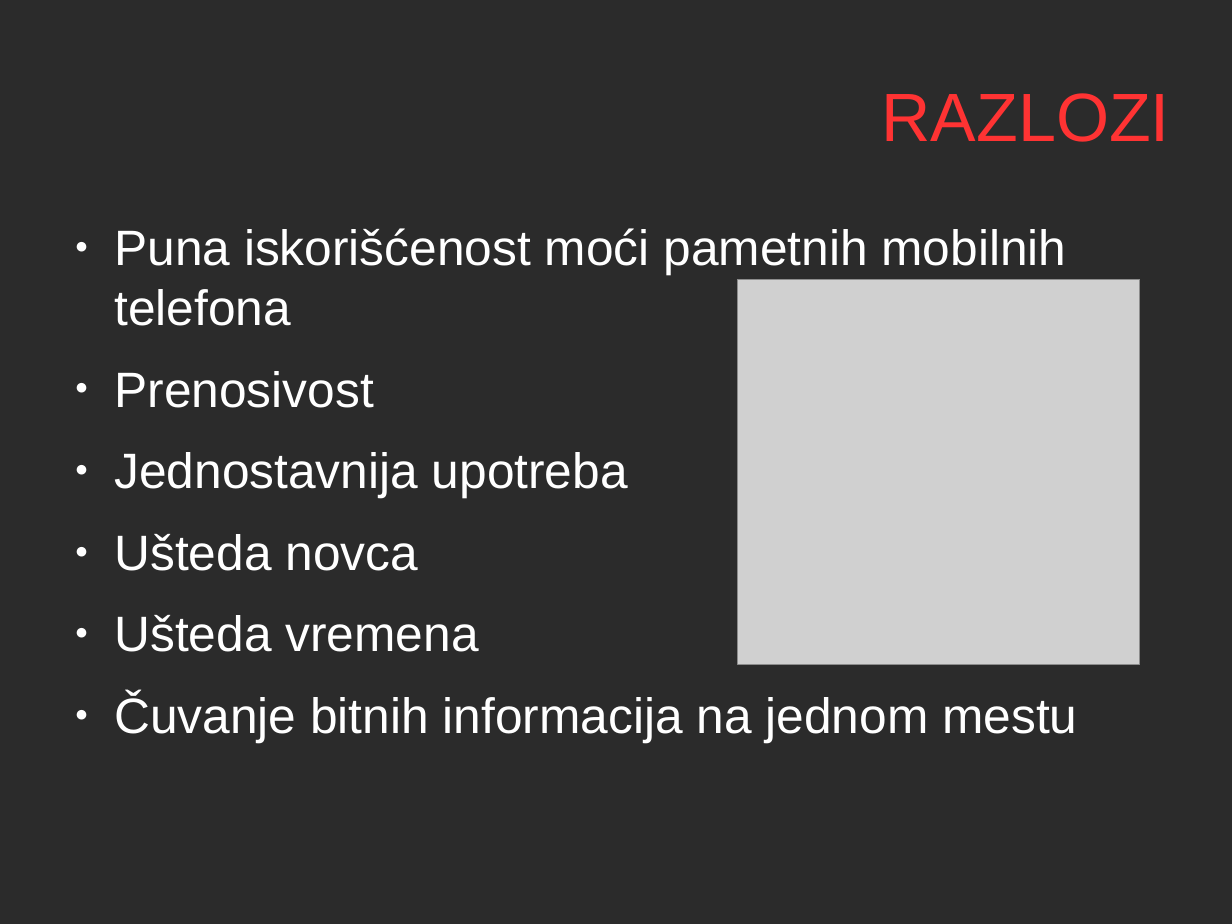
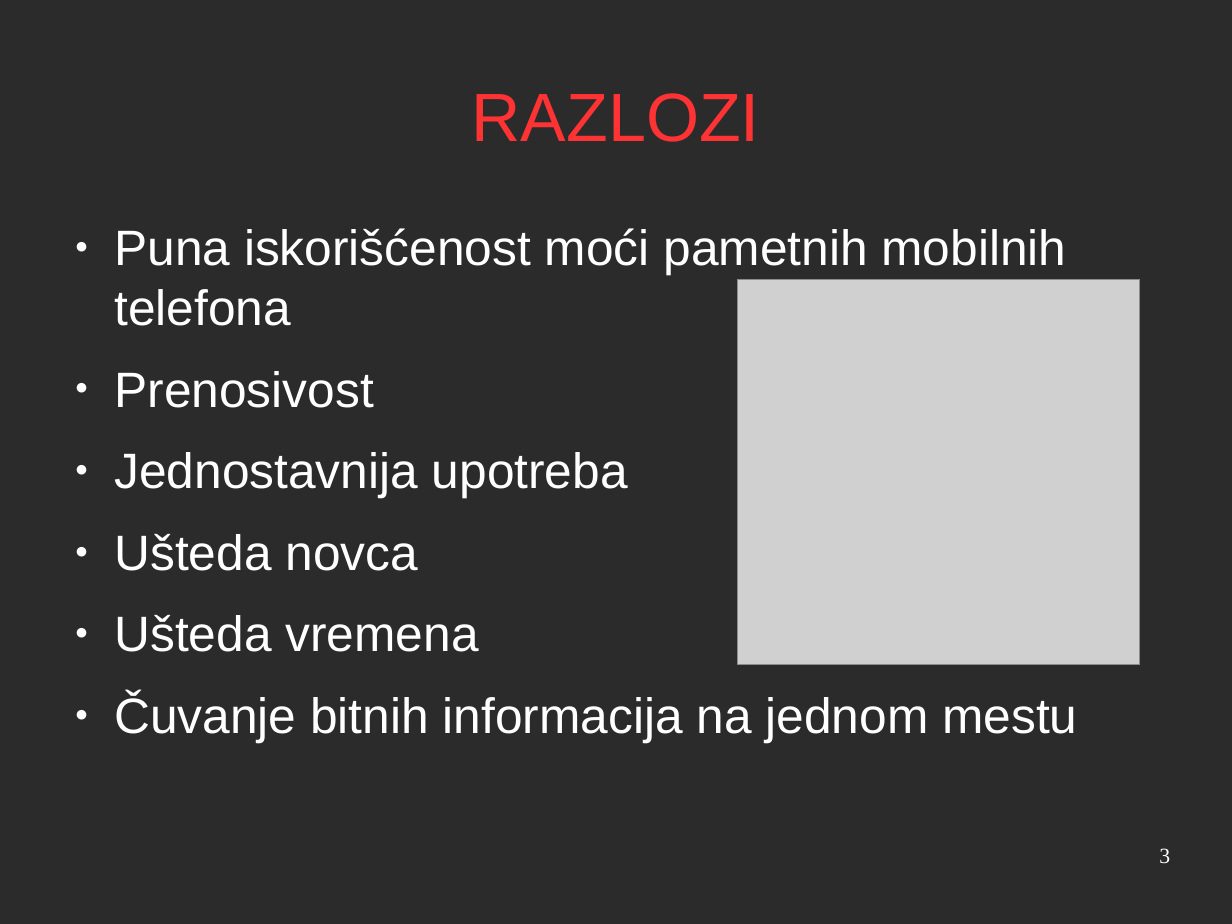
Before and after one commit to salesh/UpravljanjeProjektima, a slide deck: slide 3 of prezentacija/prezentacija.odp. Drawn at 1232x924 pixels with LibreOffice and Linux fonts; fonts in the diff are those of the drawing; grey boxes stand for pictures; background and template pictures are left out; a plain dark background stands for a picture behind light text. Boxes give left, top, right and bottom in pixels: in the first picture for what was removed or moved away, otherwise in the second. Text is boxed around its words. In the diff, an @@ line names an element or a change of style, - is before the commit and + after.

```diff
--- a/prezentacija/prezentacija.odp
+++ b/prezentacija/prezentacija.odp
@@ title "RAZLOZI" at box(472, 93, 760, 142): alignment right to centre @@
@@ page number added at box(1159, 848, 1170, 864), 14 pt, text #FFFFFF @@
+3
```
Also in this commit, not shown: 9 other slides changed, 2 other files.
